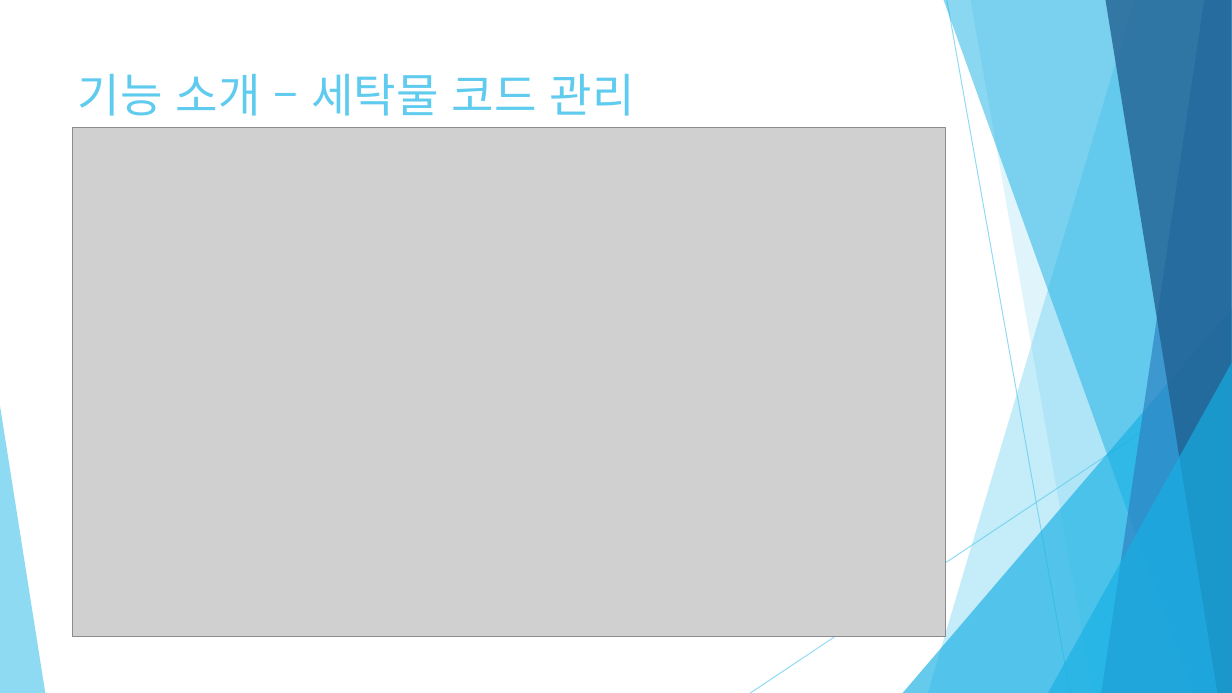
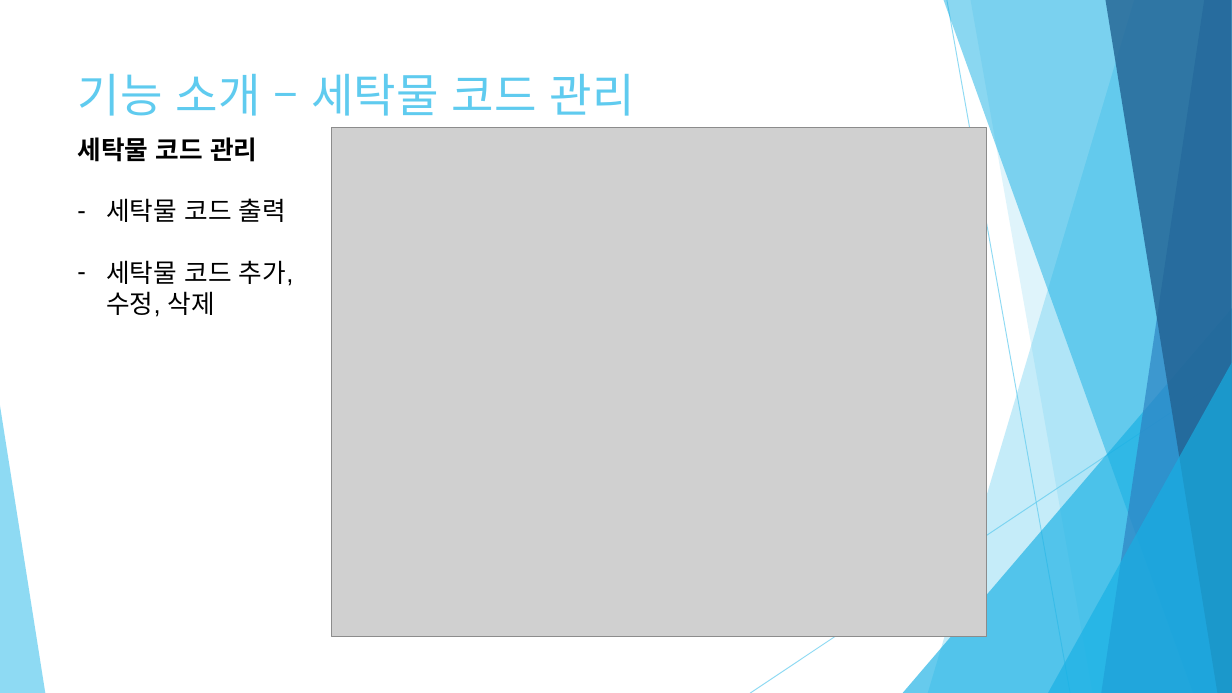
Before and after one commit to mywns123/project_yeop, a slide deck: slide 21 of document/세탁물 주문 관리_임준엽.pptx (slide 31 before the commit). Drawn at 1232x693 pixels with LibreOffice and Linux fonts; fonts in the diff are those of the drawing; grey boxes stand for pictures. Boxes give left, top, right and bottom in pixels: in the first picture for what was removed or moved away, otherwise in the second. Text is boxed around its words. In the diff, an @@ line names an element or a change of style, - is before the commit and + after.

Commit message:
오타수정

```diff
--- a/document/세탁물 주문 관리_임준엽.pptx
+++ b/document/세탁물 주문 관리_임준엽.pptx
@@ text added at [77,137,294,317], 20 pt, text #000000 @@
+세탁물 코드 관리
+– 세탁물 코드 출력
+– 세탁물 코드 추가, 수정, 삭제
@@ picture: place and size @@
-picture at [73,128,946,637]
+picture at [332,128,987,637]
```
Also in this commit, not shown: 18 other slides changed, 6 slides removed, 4 other files.
